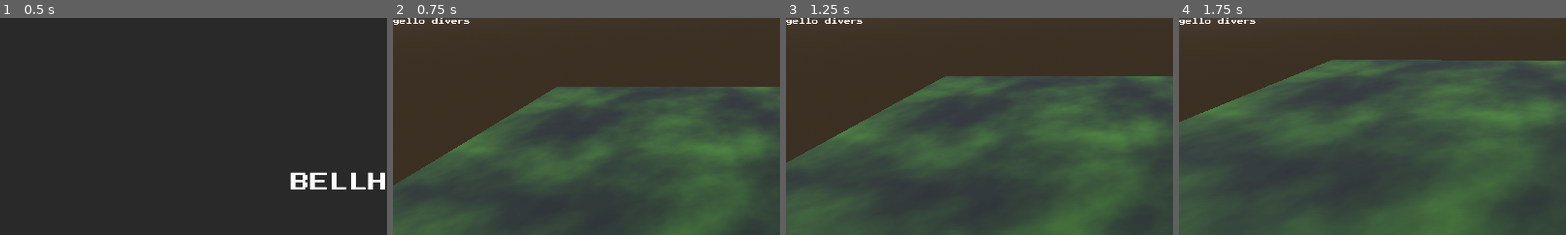
Above: before the commit, frames 1-4 (left to right).
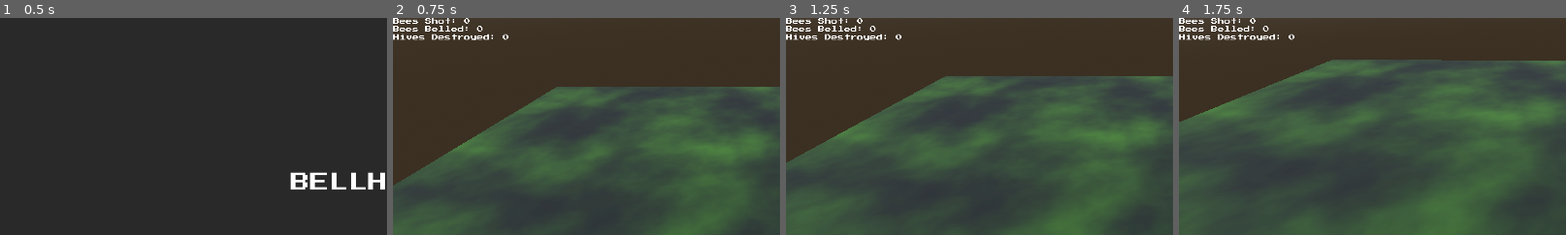
Above: after the commit, the same moments.

Repository: partkyle/bellhivers
Game: Godot game, scene res://scenes/main.tscn
Two runs of this game, one before a commit and one after it. Both use one fixed random seed, a clock stepped at 60 frames per second and the inputs below.
Inputs (mouse positions are % of the whole screen's width and height, from its top left):
- Up to frame 1 (0.5 s): no input
- Up to frame 2 (0.75 s): click "start game" at 0.5 s
- Up to frame 3 (1.25 s): no input
- Up to frame 4 (1.75 s): tap Enter at 1.25 s; move the mouse to (49, 52) at 1.27 s; press the mouse at (49, 52) at 1.28 s; hold W (move_up) from 1.28 s (still down); tap Space (jump) at 1.52 s
The pictures show only the part of the screen within x 0-50%, y 0-50%; the shares and areas given below are measured in that part.

Frame 1 is identical in both runs. In frame 2, 0.9% of the frame differs, in the area x 0-30%, y 0-11%; in frame 3, 0.9%; in frame 4, 0.9%.

Commit message:
Add stats to game

Diff:
--- a/bodies/bee.gd
+++ b/bodies/bee.gd
@@ -41,12 +41,14 @@
 
 
 func hit(attacker: Node3D):
+	Stats.bees_shot += 1
 	bee_model.destroy()
 	for e in enemy_community.get_overlapping_bodies():
 		e.acquire_target(attacker)
 	queue_free()
 
 func bell_smash():
+	Stats.bees_belled += 1
 	bee_model.destroy()
 	queue_free()
 
--- a/bodies/bee.tscn
+++ b/bodies/bee.tscn
@@ -23,6 +23,9 @@
 collision_layer = 2
 collision_mask = 266
 script = ExtResource("1_0hl8t")
+speed = null
+patrol_range = null
+notify_community_delay = null
 
 [node name="bee_model" parent="." instance=ExtResource("2_n8hg6")]
 transform = Transform3D(1, 0, 0, 0, 1, 0, 0, 0, 1, 0, 0.96, 0)
--- a/project.godot
+++ b/project.godot
@@ -18,6 +18,7 @@
 [autoload]
 
 EventBus="*res://singletons/event_bus.gd"
+Stats="*res://singletons/stats.gd"
 
 [display]
 
--- a/scenes/level_controller.gd
+++ b/scenes/level_controller.gd
@@ -35,12 +35,12 @@
 func next_level():
 	var level = level_scn.instantiate()
 	level.current_floor = current_floor
-	add_child(level)
-	level.global_position = global_position + Vector3.DOWN * drop_per_floor * current_floor
+	level.initial_position = global_position + Vector3.DOWN * drop_per_floor * current_floor
+	add_child.call_deferred(level)
 
 	current_floor += 1
 
 	if current_level:
-		current_level.destroy()
+		current_level.queue_free()
 
 	current_level = level
--- a/scripts/hive.gd
+++ b/scripts/hive.gd
@@ -46,5 +46,6 @@
 
 
 func destroy():
+	Stats.hives_destroyed += 1
 	hive_model.destroy()
 	queue_free()
--- a/scripts/hive_controller.gd
+++ b/scripts/hive_controller.gd
@@ -20,10 +20,10 @@
 	# make sure there is at least 1
 	return max((level.current_floor + 1) / 2, 1)
 
-func _on_child_entered_tree(node):
+func _on_child_entered_tree(_node):
 	hives_left += 1
 
-func _on_child_exiting_tree(node):
+func _on_child_exiting_tree(_node):
 	hives_left -= 1
 
 	if hives_left <= 0:
--- a/scripts/level.gd
+++ b/scripts/level.gd
@@ -2,6 +2,7 @@
 extends Node3D
 
 var current_floor := 1
+var initial_position : Vector3
 
-func destroy():
-	queue_free()
+func _ready():
+	global_position = initial_position
--- /dev/null
+++ b/singletons/stats.gd
@@ -0,0 +1,15 @@
+extends Node
+
+var bees_shot := 0
+var bees_belled := 0
+
+var hives_destroyed := 0
+
+
+func _ready():
+	EventBus.game_started.connect(reset_stats)
+
+func reset_stats():
+	bees_shot = 0
+	bees_belled = 0
+	hives_destroyed = 0
--- a/ui/in_game.gd
+++ b/ui/in_game.gd
@@ -1,4 +1,8 @@
 extends Control
+
+@onready var bees_shot = $VBoxContainer/BeesShot
+@onready var bees_belled = $VBoxContainer/BeesBelled
+@onready var hives_destroyed = $VBoxContainer/HivesDestroyed
 
 func _ready():
 	hide()
@@ -29,3 +33,8 @@
 	if visible and event.is_action_pressed('main_menu'):
 		EventBus.open_pause_menu.emit()
 		accept_event()
+
+func _process(_delta):
+	bees_shot.text = 'Bees Shot: %d' % Stats.bees_shot
+	bees_belled.text = 'Bees Belled: %d' % Stats.bees_belled
+	hives_destroyed.text = 'Hives Destroyed: %d' % Stats.hives_destroyed
--- a/ui/in_game.tscn
+++ b/ui/in_game.tscn
@@ -13,8 +13,16 @@
 theme = ExtResource("1_c7j70")
 script = ExtResource("2_ack5x")
 
-[node name="Label" type="Label" parent="."]
+[node name="VBoxContainer" type="VBoxContainer" parent="."]
 layout_mode = 0
 offset_right = 40.0
-offset_bottom = 16.0
-text = "gello divers"
+offset_bottom = 40.0
+
+[node name="BeesShot" type="Label" parent="VBoxContainer"]
+layout_mode = 2
+
+[node name="BeesBelled" type="Label" parent="VBoxContainer"]
+layout_mode = 2
+
+[node name="HivesDestroyed" type="Label" parent="VBoxContainer"]
+layout_mode = 2
